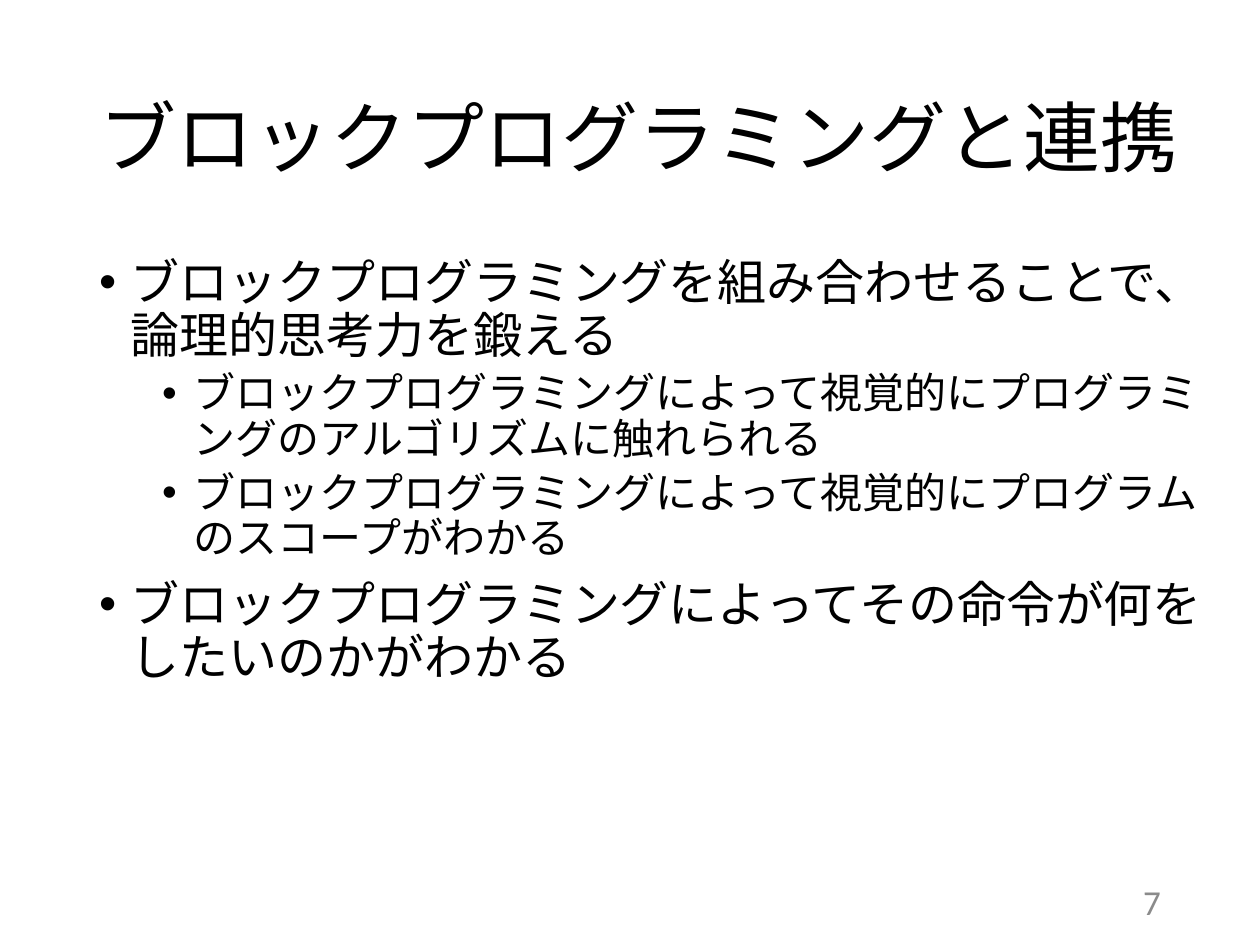
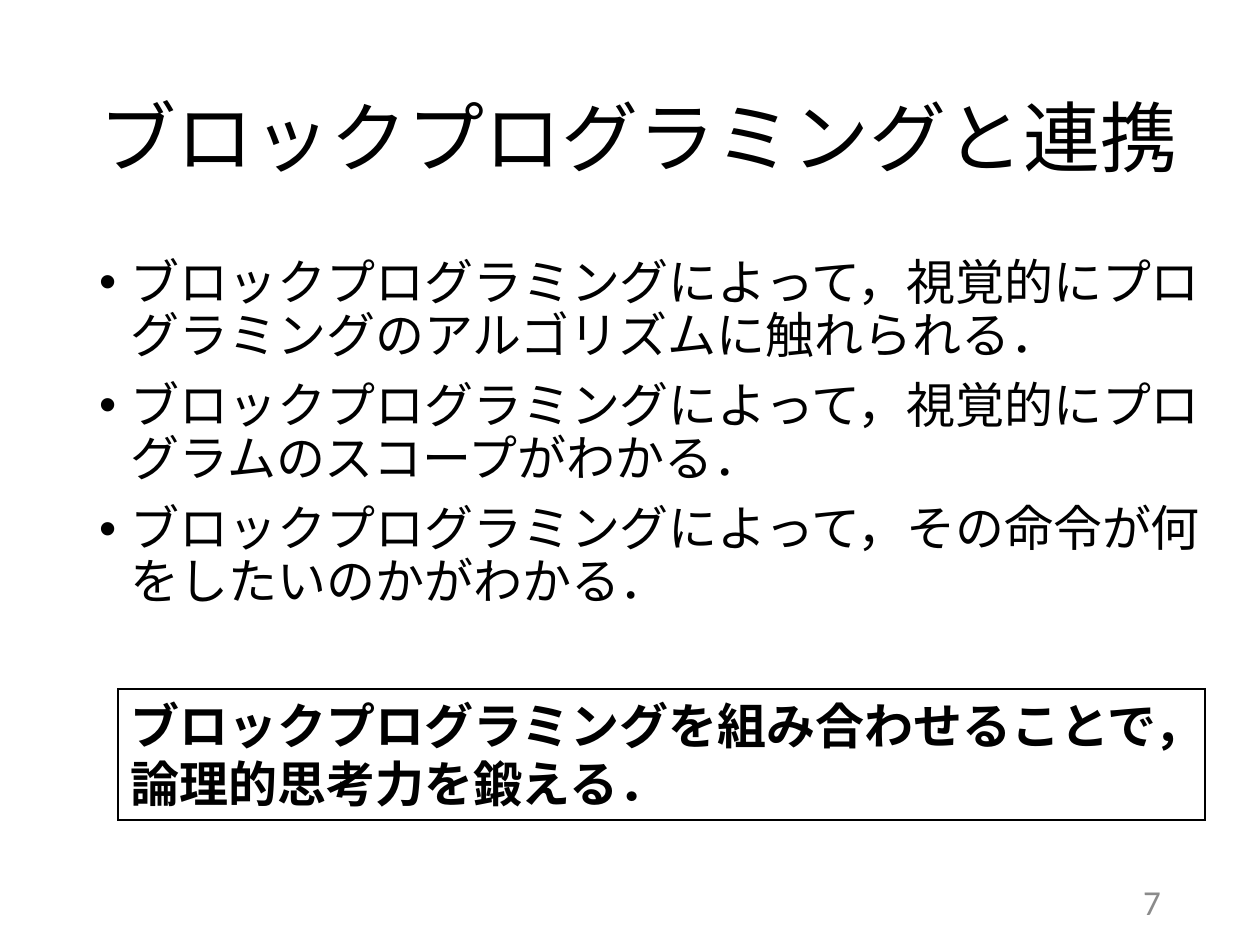
Before and after one commit to kait-takanolab/1821121-shimaoka-thesis, a slide deck: slide 7 of 1821121_shimaoka_thesis.pptx. Drawn at 1260x945 pixels with LibreOffice and Linux fonts; fonts in the diff are those of the drawing. Boxes give left, top, right and bottom in pixels: in the first picture for what was removed or moved away, otherwise in the second. Text is boxed around its words. In the diff, an @@ line names an element or a change of style, - is before the commit and + after.

```diff
--- a/1821121_shimaoka_thesis.pptx
+++ b/1821121_shimaoka_thesis.pptx
@@ text at (x1=131, y1=258, x2=1200, y2=602): text changed; size 24 to 28 pt @@
-• ブロックプログラミングを組み合わせることで、論理的思考力を鍛える
-  • ブロックプログラミングによって視覚的にプログラミングのアルゴリズムに触れられる
-  • ブロックプログラミングによって視覚的にプログラムのスコープがわかる
-• ブロックプログラミングによってその命令が何をしたいのかがわかる
+• ブロックプログラミングによって，視覚的にプログラミングのアルゴリズムに触れられる．
+• ブロックプログラミングによって，視覚的にプログラムのスコープがわかる．
+• ブロックプログラミングによって，その命令が何をしたいのかがわかる．
@@ rectangle added at (x1=118, y1=689, x2=1206, y2=820), fill #FFFFFF, outline #000000 1 pt, 28 pt, text #000000, bold @@
+ブロックプログラミングを組み合わせることで，論理的思考力を鍛える．
```
Also in this commit, not shown: 1 other slide changed.
